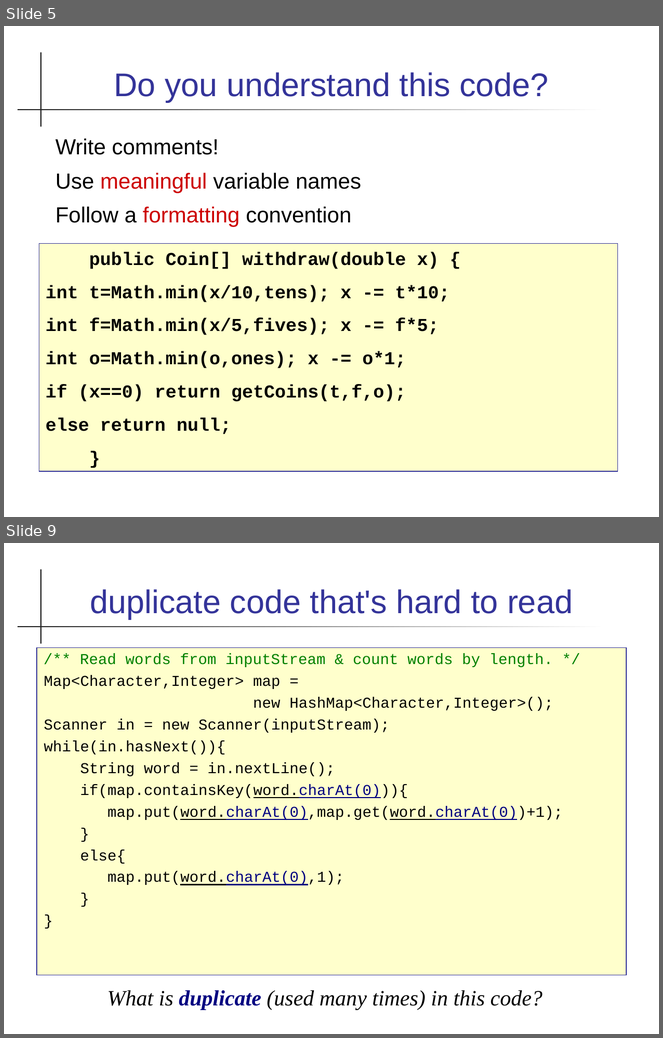
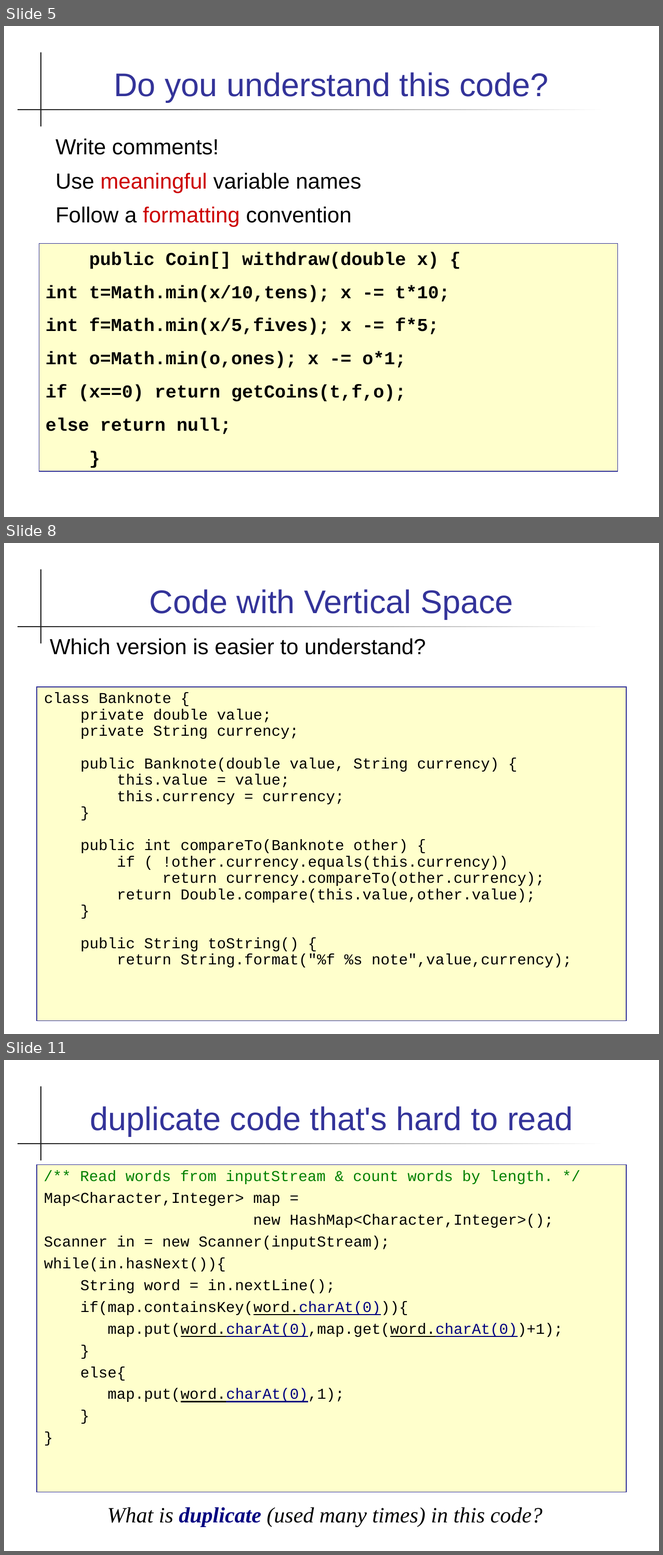
Before and after one commit to skeoop/skeoop.github.io, a slide deck: week5/Coding-Guidelines.ppt. Shown one above the other, each under a label of ours: slides 5 and 9 before the commit, slides 5, 8 and 11 after it; the slides between them are not shown. The pictures are 663x1038 and 663x1555 pixels, drawn with LibreOffice and Linux fonts; fonts in the diff are those of the drawing. Boxes give left, top, right and bottom in pixels: in the first picture for what was removed or moved away, otherwise in the second. Text is boxed around its words. In the diff, an @@ line names an element or a change of style, - is before the commit and + after.

```diff
--- a/week5/Coding-Guidelines.ppt
+++ b/week5/Coding-Guidelines.ppt
@@ slide 8 added at (4, 543, 659, 1034), background #FFFFFF; not listed: 2 template elements that a slide beside it also shows @@
@@ title added at (150, 589, 514, 619), 36 pt, text #333399 @@
+Code with Vertical Space
@@ text added at (50, 638, 426, 655), 24 pt, text #000000 @@
+Which version is easier to understand?
@@ text added at (37, 687, 626, 1021), fill #FFFFCC, outline #333399 0.74 pt, 16.6 pt, text #000000 @@
+class Banknote {
+private double value;
+private String currency;
+public Banknote(double value, String currency) {
+this.value = value;
+this.currency = currency;
+}
+public int compareTo(Banknote other) {
+if ( !other.currency.equals(this.currency))
+return currency.compareTo(other.currency);
+return Double.compare(this.value,other.value);
+}
+public String toString() {
+return String.format("%f %s note",value,currency);
@@ what was slide 9 is now slide 11 @@
```
Also in this commit, not shown: 4 slides changed, 1 other slide added, 2 other files.
